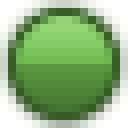
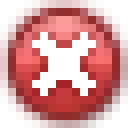
The second 128px x 128px image is a revision of the first. Changes to its layers:
hid group "green 2" (3 layers) over [16, 16, 112, 112]
showed group "red" (1st of 8, in "16") (3 layers) over [16, 16, 112, 112]
added layer "error" in group "red" over [32, 32, 96, 96]
